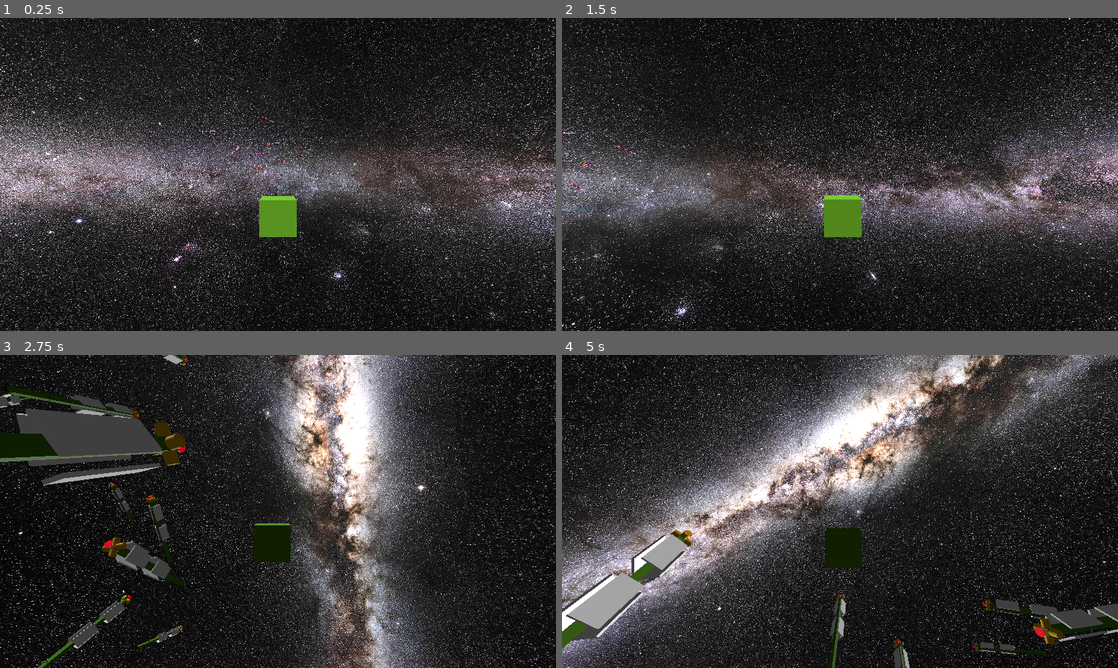
Above: before the commit, frames 1-4 (two rows, left to right).
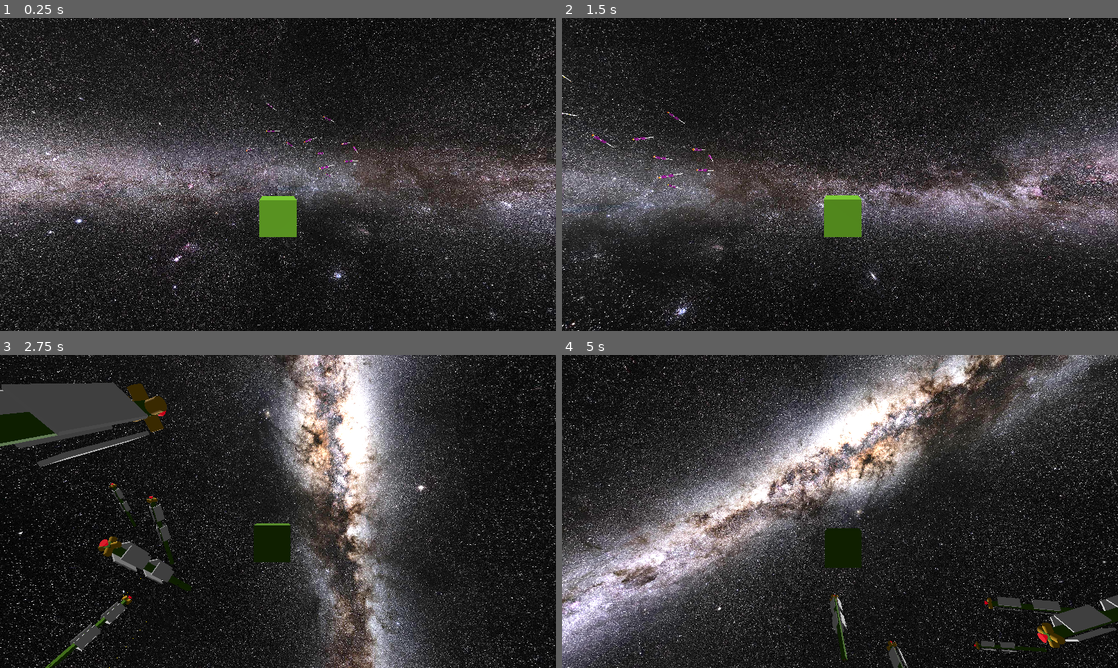
Above: after the commit, the same moments.

Repository: david-andrew/Aberration
Game: Godot game, scene res://battle2.tscn
Two runs of this game, one before a commit and one after it. Both use one fixed random seed, a clock stepped at 60 frames per second and the inputs below.
Inputs:
- Up to frame 1 (0.25 s): no input
- Up to frame 2 (1.5 s): hold Right (right) 0.53-1.28 s; hold A (a) 0.53-1.28 s; tap D (d) at 0.8, 1.35 s; hold Down (down) from 1.28 s (still down)
- Up to frame 3 (2.75 s): tap E (e) at 1.55 s; release Down (down) at 2.03 s; hold Right (right) from 2.03 s (still down); hold E (e) from 2.03 s (still down); tap Q (q) at 2.3 s
- Up to frame 4 (5 s): release Right (right) at 2.78 s; release E (e) at 2.78 s; hold Up (up) 2.78-3.53 s; tap Q (q) at 2.85 s; tap S (s) at 3.05 s; hold S (s) 3.53-4.28 s; hold Left (left) from 3.53 s (still down); tap Space (space) at 3.8, 4.35 s; tap A (a) at 4.55 s

The runs differ from the first frame. In frame 1, 0.2% of the frame differs, in the area x 36-65%, y 27-52%; in frame 2, 0.2%; in frame 3, 6.6%, in the area x 0-35%, y 0-100%; in frame 4, 4.5%.

Commit message:
balancing ship positions. added game over flag that game master keeps track of

Diff:
--- a/battle2.tscn
+++ b/battle2.tscn
@@ -35,62 +35,62 @@
 [node name="World" type="Node3D"]
 
 [node name="LargeShip" parent="." instance=ExtResource("1_5pbcc")]
-transform = Transform3D(0.965926, -7.45058e-09, 0.258819, 0.0669873, 0.965926, -0.25, -0.25, 0.258819, 0.933013, -149.93, 52.3459, -1359.73)
+transform = Transform3D(-0.266457, -0.224144, -0.937423, 0.0669873, 0.965926, -0.25, 0.961516, -0.12941, -0.242363, 327.569, 52.3459, -1359.73)
 
 [node name="TeamID" parent="LargeShip" instance=ExtResource("2_5ta6q")]
 
-[node name="LargeShip5" parent="." instance=ExtResource("1_5pbcc")]
-transform = Transform3D(0.965926, 0, 0.258819, 0, 1, 0, -0.258819, 0, 0.965926, -231.153, 99.0077, -1609)
-
-[node name="TeamID" parent="LargeShip5" instance=ExtResource("2_5ta6q")]
-
 [node name="LargeShip6" parent="." instance=ExtResource("1_5pbcc")]
-transform = Transform3D(0.5, 0, -0.866025, 0, 1, 0, 0.866025, 0, 0.5, -131.153, 168.008, -1609)
+transform = Transform3D(0.5, 0, -0.866025, 0, 1, 0, 0.866025, 0, 0.5, 346.346, 168.008, -1609)
 
 [node name="TeamID" parent="LargeShip6" instance=ExtResource("2_5ta6q")]
 
 [node name="LargeShip7" parent="." instance=ExtResource("1_5pbcc")]
-transform = Transform3D(0.433013, 0.5, -0.75, -0.25, 0.866025, 0.433013, 0.866025, 0, 0.5, -366.093, 251.685, -1739.91)
+transform = Transform3D(0.433013, 0.5, -0.75, -0.25, 0.866025, 0.433013, 0.866025, 0, 0.5, 111.406, 251.685, -1739.91)
 
 [node name="TeamID" parent="LargeShip7" instance=ExtResource("2_5ta6q")]
 
 [node name="LargeShip8" parent="." instance=ExtResource("1_5pbcc")]
-transform = Transform3D(0.808013, 0.433013, -0.399519, -0.25, 0.866025, 0.433013, 0.533494, -0.25, 0.808013, 40.8468, -9.99228, -2033.37)
+transform = Transform3D(-0.533494, 0.25, -0.808013, -0.25, 0.866025, 0.433013, 0.808013, 0.433013, -0.399519, 518.345, -9.99228, -2033.37)
 
 [node name="TeamID" parent="LargeShip8" instance=ExtResource("2_5ta6q")]
 
 [node name="LargeShip2" parent="." instance=ExtResource("1_5pbcc")]
-transform = Transform3D(0.965926, 0, -0.258819, 0, 1, 0, 0.258819, 0, 0.965926, 61.8468, 99.0077, -1498)
+transform = Transform3D(-0.5, 0, -0.866026, 0, 1, 0, 0.866026, 0, -0.5, 539.345, 99.0077, -1498)
 
 [node name="TeamID" parent="LargeShip2" instance=ExtResource("2_5ta6q")]
 
-[node name="LargeShip13" parent="." instance=ExtResource("1_5pbcc")]
-transform = Transform3D(0.961516, -0.12941, -0.242362, -0.00425926, 0.875, -0.484104, 0.274715, 0.466506, 0.840775, -282.8, 156.895, -1333.61)
-
-[node name="TeamID" parent="LargeShip13" instance=ExtResource("2_5ta6q")]
-
 [node name="LargeShip14" parent="." instance=ExtResource("1_5pbcc")]
-transform = Transform3D(0.965926, 0, -0.258819, -0.0669873, 0.965926, -0.25, 0.25, 0.258819, 0.933013, -228.508, 268.349, -1569.28)
+transform = Transform3D(-0.491482, -0.25, -0.834234, -0.0669873, 0.965926, -0.25, 0.868308, -0.0669873, -0.491482, 248.991, 268.349, -1569.28)
 
 [node name="TeamID" parent="LargeShip14" instance=ExtResource("2_5ta6q")]
 
 [node name="LargeShip15" parent="." instance=ExtResource("1_5pbcc")]
-transform = Transform3D(2.08616e-07, 0, -1, -0.258819, 0.965926, -5.39939e-08, 0.965926, 0.258819, 2.01508e-07, -512.99, 322.057, -1503.12)
+transform = Transform3D(2.08616e-07, 0, -1, -0.258819, 0.965926, -5.39939e-08, 0.965926, 0.258819, 2.01508e-07, -35.491, 322.057, -1503.12)
 
 [node name="TeamID" parent="LargeShip15" instance=ExtResource("2_5ta6q")]
 
+[node name="LargeShip19" parent="." instance=ExtResource("1_5pbcc")]
+transform = Transform3D(0.744207, 0.511819, -0.429183, -0.642402, 0.724444, -0.25, 0.182964, 0.46176, 0.86793, -203.491, 186.057, -1503.12)
+
+[node name="TeamID" parent="LargeShip19" instance=ExtResource("2_5ta6q")]
+
+[node name="LargeShip25" parent="." instance=ExtResource("1_5pbcc")]
+transform = Transform3D(-0.0154779, 0.724561, -0.689036, -0.893016, 0.299957, 0.335483, 0.449759, 0.620513, 0.642402, -48.796, 501.097, -1503.12)
+
+[node name="TeamID" parent="LargeShip25" instance=ExtResource("2_5ta6q")]
+
 [node name="LargeShip16" parent="." instance=ExtResource("1_5pbcc")]
-transform = Transform3D(-0.0580122, 0.433013, -0.899519, -0.491632, 0.771811, 0.403244, 0.868869, 0.465625, 0.168108, -76.4526, 432.225, -1590.97)
+transform = Transform3D(-0.0580122, 0.433013, -0.899519, -0.491632, 0.771811, 0.403244, 0.868869, 0.465625, 0.168108, 401.046, 432.225, -1590.97)
 
 [node name="TeamID" parent="LargeShip16" instance=ExtResource("2_5ta6q")]
 
 [node name="LargeShip17" parent="." instance=ExtResource("1_5pbcc")]
-transform = Transform3D(0.433013, 0.5, -0.75, -0.465625, 0.836516, 0.288849, 0.771812, 0.224144, 0.595035, 219.234, 222.983, -1821.11)
+transform = Transform3D(-0.529447, -0.826752, -0.190178, -0.635433, 0.237953, 0.734577, -0.56206, 0.509764, -0.651329, 696.733, 222.983, -1821.11)
 
 [node name="TeamID" parent="LargeShip17" instance=ExtResource("2_5ta6q")]
 
 [node name="LargeShip18" parent="." instance=ExtResource("1_5pbcc")]
-transform = Transform3D(0.707107, 0, -0.707107, -0.183013, 0.965926, -0.183013, 0.683013, 0.258819, 0.683013, -30.2629, 205.552, -1334.92)
+transform = Transform3D(0.707107, 0, -0.707107, -0.183013, 0.965926, -0.183013, 0.683013, 0.258819, 0.683013, 447.236, 205.552, -1334.92)
 
 [node name="TeamID" parent="LargeShip18" instance=ExtResource("2_5ta6q")]
 
@@ -118,22 +118,16 @@
 [node name="TeamID" parent="LargeShip12" instance=ExtResource("2_5ta6q")]
 team = 0
 
-[node name="LargeShip3" parent="." instance=ExtResource("1_5pbcc")]
-transform = Transform3D(0.965926, 0, 0.258819, 0, 1, 0, -0.258819, 0, 0.965926, -128.153, -17.9923, 73.5436)
-
-[node name="TeamID" parent="LargeShip3" instance=ExtResource("2_5ta6q")]
-team = 0
-
 [node name="LargeShip4" parent="." instance=ExtResource("1_5pbcc")]
 transform = Transform3D(1, 0, 0, 0, 1, 0, 0, 0, 1, -14.1532, 46.0077, 9.21161)
 
 [node name="TeamID" parent="LargeShip4" instance=ExtResource("2_5ta6q")]
 team = 0
 
-[node name="LargeShip19" parent="." instance=ExtResource("1_5pbcc")]
-transform = Transform3D(0.711517, 0.0669873, -0.699469, 0.12941, 0.965926, 0.224144, 0.69065, -0.25, 0.678604, -86.5046, 549.686, 43.6702)
-
-[node name="TeamID" parent="LargeShip19" instance=ExtResource("2_5ta6q")]
+[node name="LargeShip5" parent="." instance=ExtResource("1_5pbcc")]
+transform = Transform3D(0.965926, 0, -0.258819, -0.0682213, 0.964636, -0.254605, 0.249666, 0.263587, 0.931767, -168.153, -131.992, 9.21161)
+
+[node name="TeamID" parent="LargeShip5" instance=ExtResource("2_5ta6q")]
 team = 0
 
 [node name="LargeShip20" parent="." instance=ExtResource("1_5pbcc")]
@@ -149,7 +143,7 @@
 team = 0
 
 [node name="LargeShip22" parent="." instance=ExtResource("1_5pbcc")]
-transform = Transform3D(0.817299, -0.0924673, 0.568747, 0.339302, 0.875, -0.345325, -0.465721, 0.475211, 0.746511, 314.56, 382.477, 238.594)
+transform = Transform3D(0.878866, -0.42575, -0.215248, 0.339302, 0.875, -0.345325, 0.335365, 0.23046, 0.913466, 191.001, -306.752, 238.594)
 
 [node name="TeamID" parent="LargeShip22" instance=ExtResource("2_5ta6q")]
 team = 0
--- a/scripts/GameMaster.gd
+++ b/scripts/GameMaster.gd
@@ -7,7 +7,7 @@
 var total_bullets = 0 #keep track of the number of bullets in the scene
 var bullet_id = 0     #keep track of unique ids for bullets
 var current_scene = null
-
+var game_over: bool = false
 
 func _ready():
 	if current_scene == null:
--- a/scripts/Ship.gd
+++ b/scripts/Ship.gd
@@ -20,17 +20,14 @@
 
 @onready var laser = $Laser
 
-@onready var audio = $AudioController
 
 # Called when the node enters the scene tree for the first time.
 func _ready():
 	laser.visible = false
 
 
-# Called every frame. 'delta' is the elapsed time since the previous frame.
-func _process(_delta):
-	pass
-
+func _exit_tree():
+	GameMaster.game_over = true
 
 func shoot_bullet():
 	if Time.get_ticks_msec() - last_shot_time > (1000.0 / SHOOT_FREQUENCY) and bullet_count < BULLETS_PER_SHOT:
--- a/scripts/audio_controller.gd
+++ b/scripts/audio_controller.gd
@@ -27,7 +27,7 @@
 func _physics_process(delta):
 	hitloop.volume_db += (HITLOOP_SILENCE_VOLUME - hitloop.volume_db) * delta
 
-	if Input.is_action_pressed('space'):
+	if Input.is_action_pressed('space') and not GameMaster.game_over:
 		#get_hit()
 		cannon.volume_db += (CANNON_PLAY_VOLUME - cannon.volume_db) * delta * 50
 	else:
